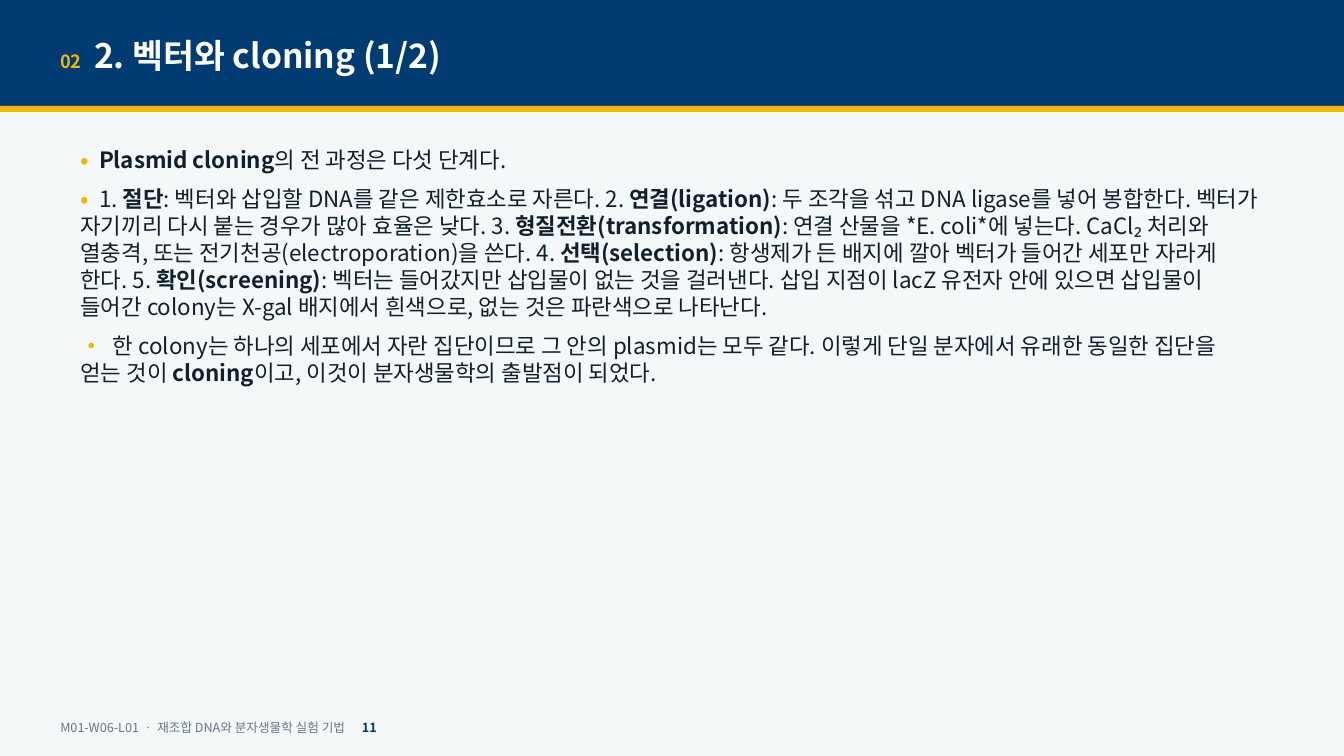
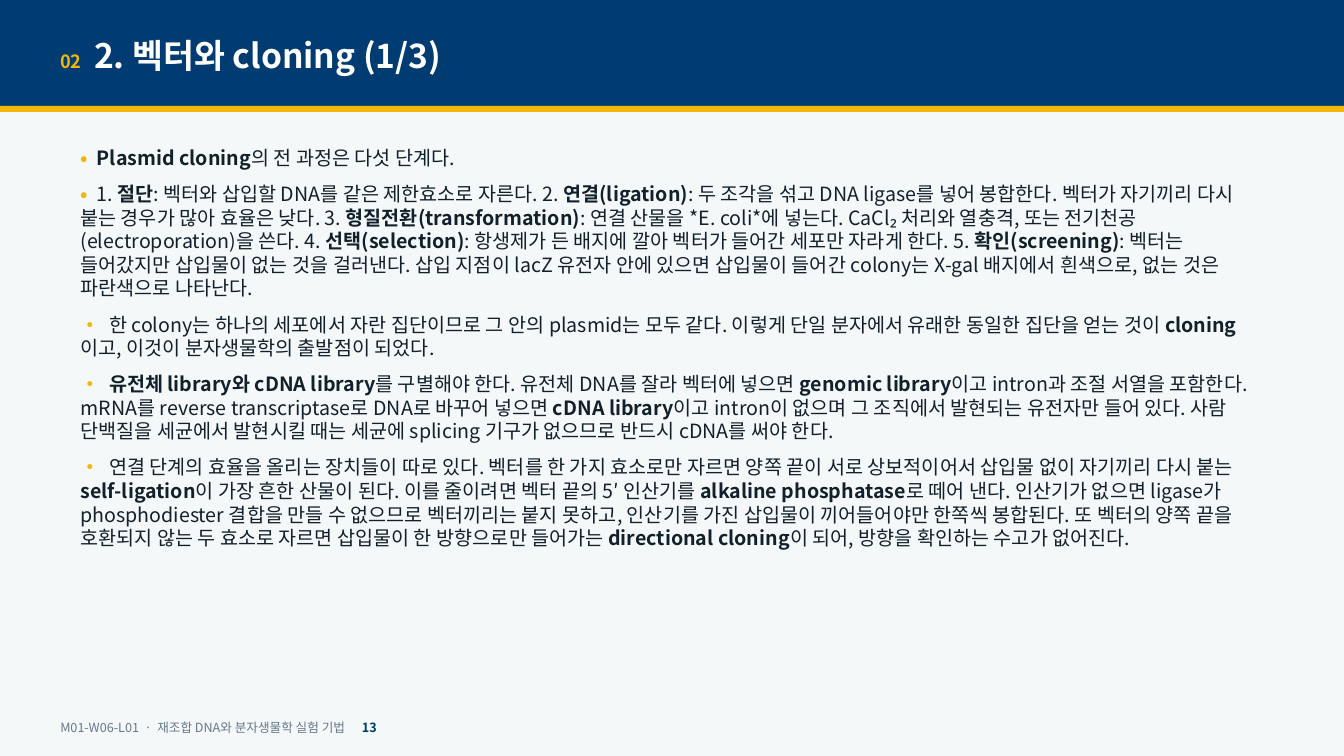
Before and after one commit to hoperiasd2/hoperiasd2.github.io, a slide deck: slide 13 of curriculum/M01/W06/L01/slides.pptx (slide 11 before the commit). Drawn at 1344x756 pixels with LibreOffice and Linux fonts; fonts in the diff are those of the drawing. Boxes give left, top, right and bottom in pixels: in the first picture for what was removed or moved away, otherwise in the second. Text is boxed around its words. In the diff, an @@ line names an element or a change of style, - is before the commit and + after.

```diff
--- a/curriculum/M01/W06/L01/slides.pptx
+++ b/curriculum/M01/W06/L01/slides.pptx
@@ text at (60,39,441,76): text changed @@
-02 2. 벡터와 cloning (1/2)
+02 2. 벡터와 cloning (1/3)
@@ text at (80,148,1233,357): size 16 to 14 pt in "• Plasmid cloning의 전 과정은 다섯 단계다.", "• 1. 절단: 벡터와 삽입할 DNA를 같은 ...", "• 한 colony는 하나의 세포에서 자란 집단이므로 ..." @@
@@ text at (80,374,1248,550): paragraphs added @@
+• 유전체 library와 cDNA library를 구별해야 한다. 유전체 DNA를 잘라 벡터에 넣으면 genomic library이고 intron과 조절 서열을 포함한다. mRNA를 reverse transcriptase로 DNA로 바꾸어 넣으면 cDNA library이고 intron이 없으며 그 조직에서 발현되는 유전자만 들어 있다. 사람 단백질을 세균에서 발현시킬 때는 세균에 splicing 기구가 없으므로 반드시 cDNA를 써야 한다.
+• 연결 단계의 효율을 올리는 장치들이 따로 있다. 벡터를 한 가지 효소로만 자르면 양쪽 끝이 서로 상보적이어서 삽입물 없이 자기끼리 다시 붙는 self-ligation이 가장 흔한 산물이 된다. 이를 줄이려면 벡터 끝의 5′ 인산기를 alkaline phosphatase로 떼어 낸다. 인산기가 없으면 ligase가 phosphodiester 결합을 만들 수 없으므로 벡터끼리는 붙지 못하고, 인산기를 가진 삽입물이 끼어들어야만 한쪽씩 봉합된다. 또 벡터의 양쪽 끝을 호환되지 않는 두 효소로 자르면 삽입물이 한 방향으로만 들어가는 directional cloning이 되어, 방향을 확인하는 수고가 없어진다.
@@ text at (60,721,377,733): text changed @@
-M01-W06-L01 · 재조합 DNA와 분자생물학 실험 기법 11
+M01-W06-L01 · 재조합 DNA와 분자생물학 실험 기법 13
```
Also in this commit, not shown: 40 other slides changed, 15 slides added, 5 other files.
